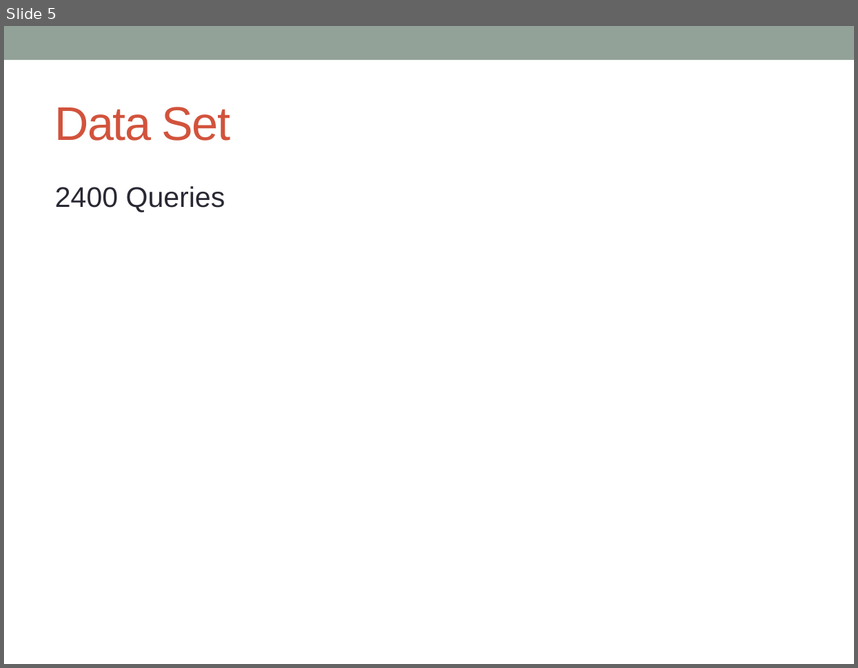
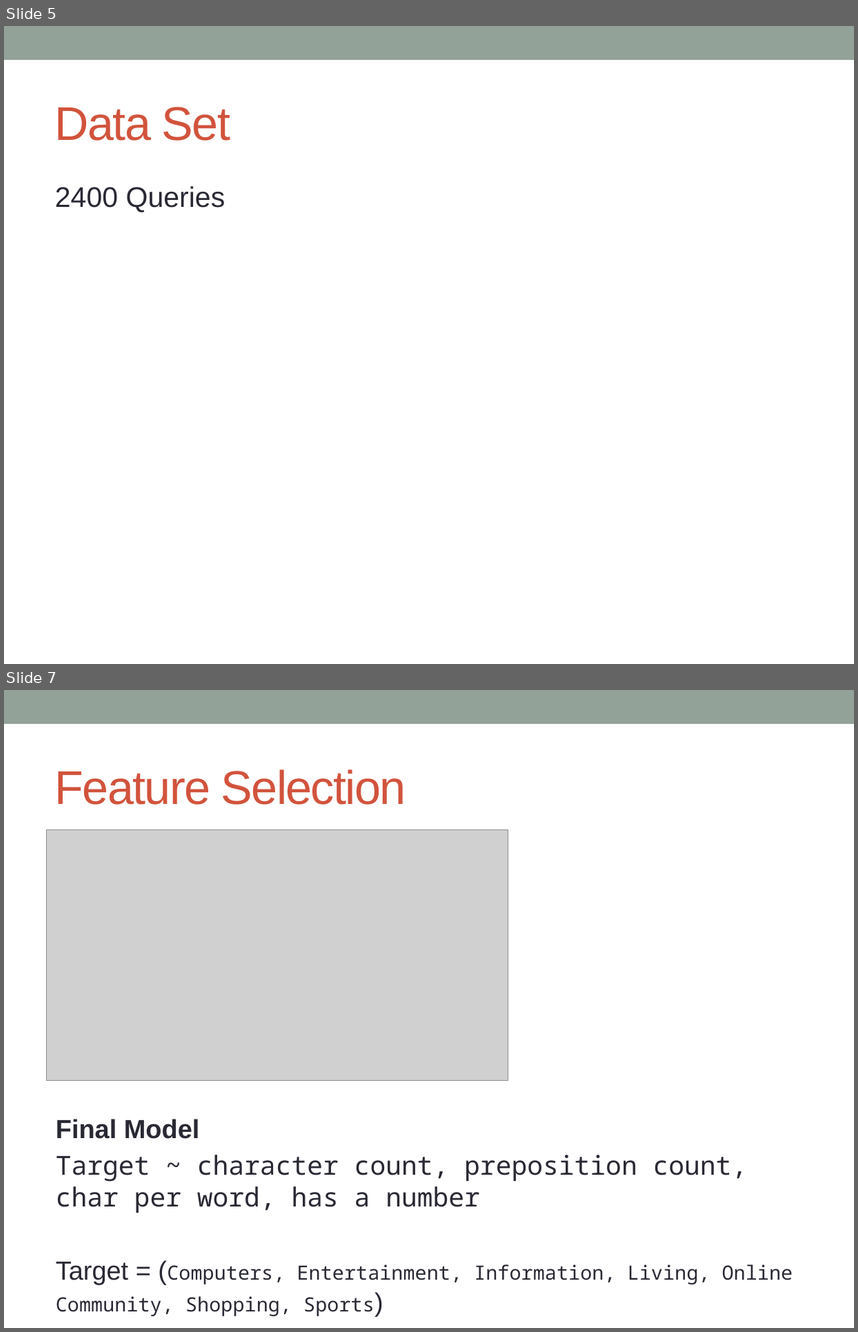
Before and after one commit to jcbain/web_query_classification, a slide deck: presentation.pptx. Shown one above the other, each under a label of ours: slide 5 before the commit, slides 5 and 7 after it; the slides between them are not shown. The pictures are 858x668 and 858x1332 pixels, drawn with LibreOffice and Linux fonts; fonts in the diff are those of the drawing; grey boxes stand for pictures. Boxes give left, top, right and bottom in pixels: in the first picture for what was removed or moved away, otherwise in the second. Text is boxed around its words. In the diff, an @@ line names an element or a change of style, - is before the commit and + after.

```diff
--- a/presentation.pptx
+++ b/presentation.pptx
@@ slide 7 added at [4,690,854,1328], background #FFFFFF; not listed: 1 template element that a slide beside it also shows @@
@@ title added at [55,769,406,805], 40 pt, text #D2533C @@
+Feature Selection
@@ picture added at [47,829,508,1080] @@
@@ text added at [56,1118,793,1316], 22.2 pt, text #292934 @@
+Final Model
+Target ~ character count, preposition count, char per word, has a number
+Target = (Computers, Entertainment, Information, Living, Online Community, Shopping, Sports)
```
Also in this commit, not shown: 1 slide changed, 1 slide removed, 4 other files.
